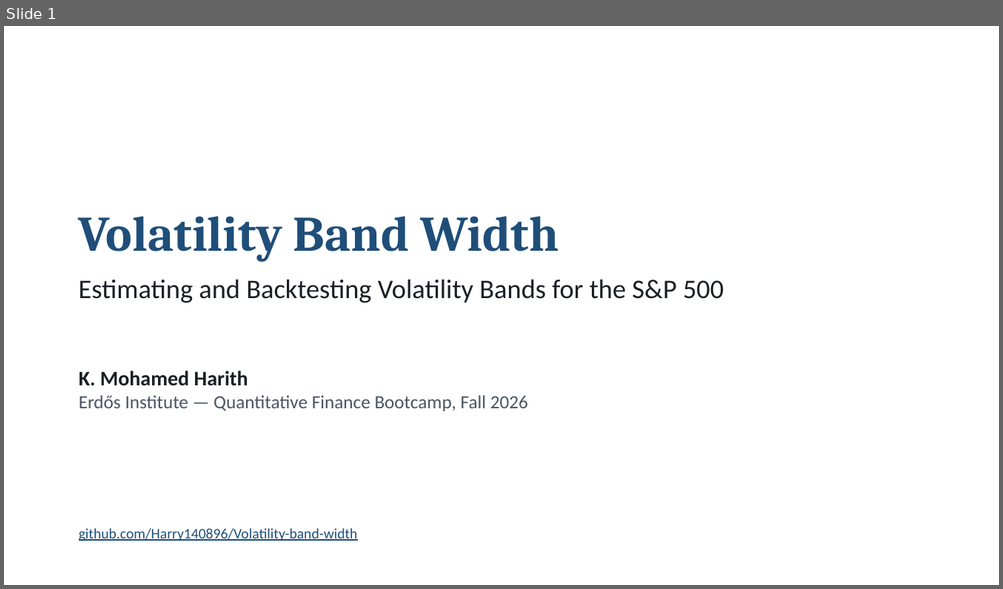
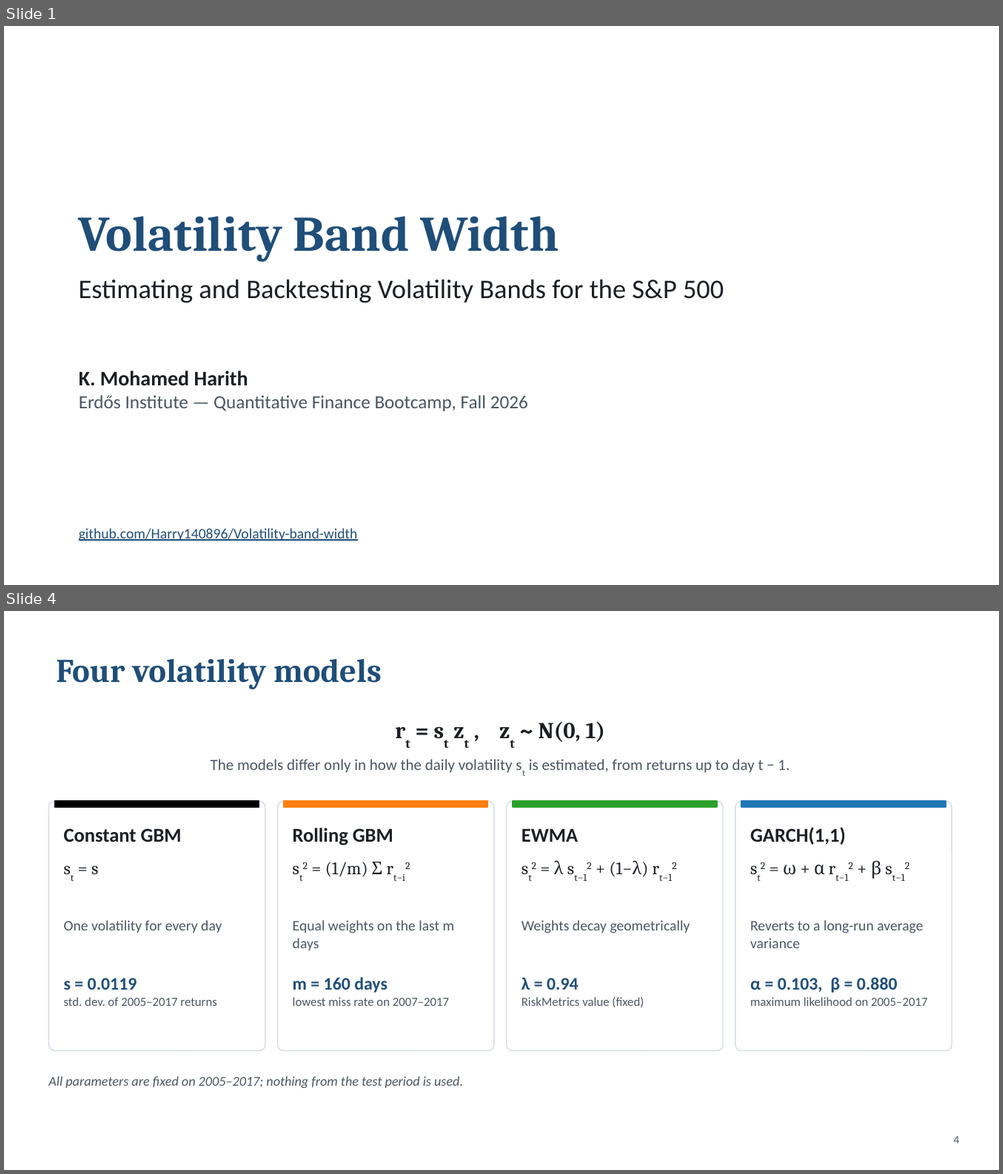
Before and after one commit to Harry140896/Volatility-band-width, a slide deck: docs/Volatility_Band_Width_slides.pptx. Shown one above the other, each under a label of ours: slide 1 before the commit, slides 1 and 4 after it; the slides between them are not shown. The pictures are 1003x589 and 1003x1174 pixels, drawn with LibreOffice and Linux fonts; fonts in the diff are those of the drawing. Boxes give left, top, right and bottom in pixels: in the first picture for what was removed or moved away, otherwise in the second. Text is boxed around its words. In the diff, an @@ line names an element or a change of style, - is before the commit and + after.

```diff
--- a/docs/Volatility_Band_Width_slides.pptx
+++ b/docs/Volatility_Band_Width_slides.pptx
@@ slide 4 added at (x1=4, y1=611, x2=999, y2=1170), background #FFFFFF @@
@@ title added at (x1=56, y1=659, x2=381, y2=689), 32 pt, text #1F4E79, bold @@
+Four volatility models
@@ text added at (x1=210, y1=721, x2=789, y2=773), 15 pt, text #4A5563 @@
+rt = st zt , zt ~ N(0, 1)
+The models differ only in how the daily volatility st is estimated, from returns up to day t − 1.
@@ rounded rectangle added at (x1=48, y1=801, x2=265, y2=1051), fill #FFFFFF, outline #D5DCE6 1 pt @@
@@ rectangle added at (x1=55, y1=801, x2=259, y2=807), fill #000000, outline #000000 1 pt @@
@@ rounded rectangle added at (x1=278, y1=801, x2=494, y2=1051), fill #FFFFFF, outline #D5DCE6 1 pt @@
@@ rectangle added at (x1=284, y1=801, x2=488, y2=807), fill #FF7F0E, outline #FF7F0E 1 pt @@
@@ rounded rectangle added at (x1=506, y1=801, x2=723, y2=1051), fill #FFFFFF, outline #D5DCE6 1 pt @@
@@ rectangle added at (x1=512, y1=801, x2=717, y2=807), fill #2CA02C, outline #2CA02C 1 pt @@
@@ rounded rectangle added at (x1=735, y1=801, x2=951, y2=1051), fill #FFFFFF, outline #D5DCE6 1 pt @@
@@ rectangle added at (x1=741, y1=801, x2=945, y2=807), fill #1F77B4, outline #1F77B4 1 pt @@
@@ text added at (x1=64, y1=829, x2=182, y2=843), 19 pt, text #1B1F24, bold @@
+Constant GBM
@@ text added at (x1=293, y1=828, x2=393, y2=846), 19 pt, text #1B1F24, bold @@
+Rolling GBM
@@ text added at (x1=521, y1=829, x2=578, y2=842), 19 pt, text #1B1F24, bold @@
+EWMA
@@ text added at (x1=750, y1=827, x2=845, y2=845), 19 pt, text #1B1F24, bold @@
+GARCH(1,1)
@@ text added at (x1=64, y1=866, x2=71, y2=874), 17 pt, text #1B1F24 @@
+st = s
@@ text added at (x1=325, y1=862, x2=410, y2=881), 17 pt, text #1B1F24 @@
+st2 = (1/m) Σ rt−i2
@@ text added at (x1=554, y1=860, x2=677, y2=881), 17 pt, text #1B1F24 @@
+st2 = λ st−12 + (1−λ) rt−12
@@ text added at (x1=782, y1=861, x2=910, y2=881), 17 pt, text #1B1F24 @@
+st2 = ω + α rt−12 + β st−12
@@ text added at (x1=64, y1=920, x2=222, y2=933), 14 pt, text #4A5563 @@
+One volatility for every day
@@ text added at (x1=293, y1=920, x2=455, y2=951), 14 pt, text #4A5563 @@
+Equal weights on the last m days
@@ text added at (x1=521, y1=920, x2=690, y2=934), 14 pt, text #4A5563 @@
+Weights decay geometrically
@@ text added at (x1=750, y1=920, x2=922, y2=948), 14 pt, text #4A5563 @@
+Reverts to a long-run average variance
@@ text added at (x1=64, y1=978, x2=216, y2=1006), 12 pt, text #4A5563 @@
+s = 0.0119
+std. dev. of 2005–2017 returns
@@ text added at (x1=293, y1=977, x2=449, y2=1006), 12 pt, text #4A5563 @@
+m = 160 days
+lowest miss rate on 2007–2017
@@ text added at (x1=521, y1=977, x2=643, y2=1008), 12 pt, text #4A5563 @@
+λ = 0.94
+RiskMetrics value (fixed)
@@ text added at (x1=750, y1=977, x2=927, y2=1006), 12 pt, text #4A5563 @@
+α = 0.103, β = 0.880
+maximum likelihood on 2005–2017
@@ text added at (x1=48, y1=1076, x2=463, y2=1088), 13 pt, text #4A5563, italic @@
+All parameters are fixed on 2005–2017; nothing from the test period is used.
@@ page number added at (x1=953, y1=1136, x2=959, y2=1144), 11 pt, text #4A5563 @@
+4
```
Also in this commit, not shown: 4 slides changed, 4 other slides added, 3 slides removed.
